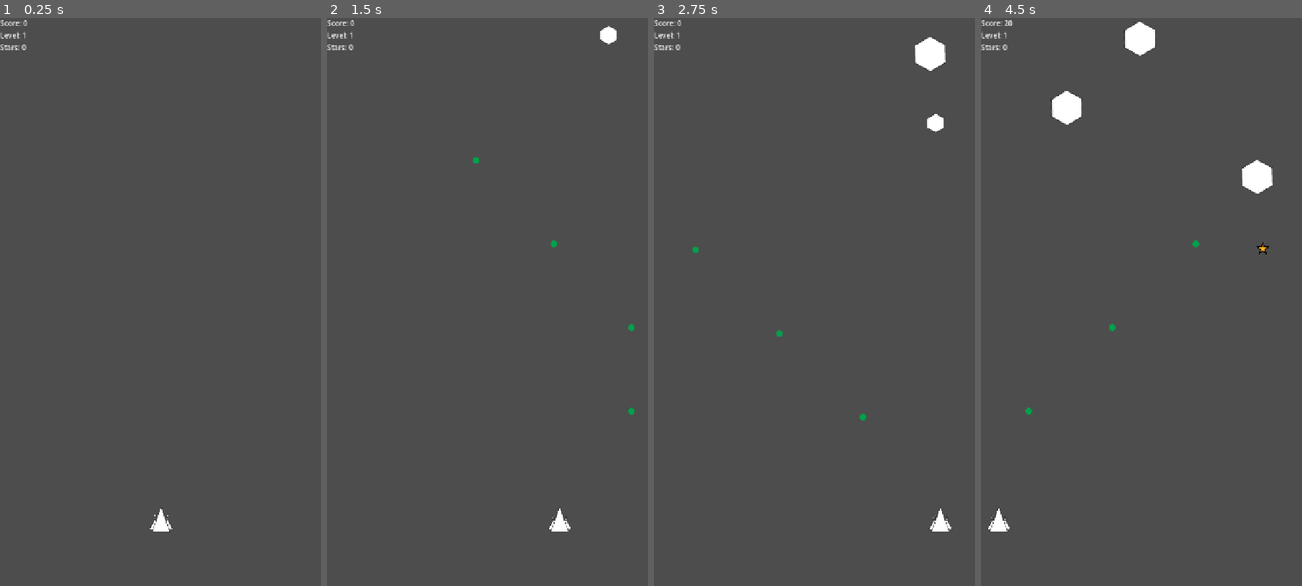
Above: before the commit, frames 1-4 (left to right).
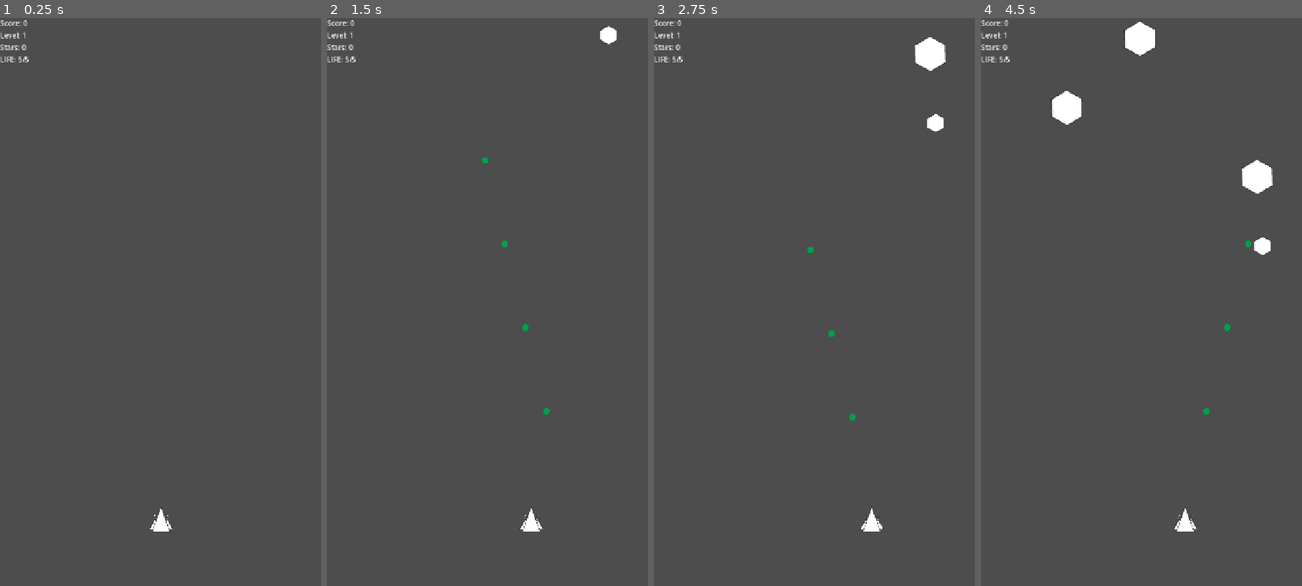
Above: after the commit, the same moments.

Repository: rsergeg/road2mars
Game: Godot game, scene res://scenes/Main.tscn
The game is run twice, just before and just after one commit, with the same random seed, the same clock (stepped at 60 frames per second) and the same inputs.
Inputs:
- Up to frame 1 (0.25 s): no input
- Up to frame 2 (1.5 s): tap Enter at 0.5 s; hold D (move_right) 0.53-1.28 s; hold Space (shoot) 0.53-1.28 s; hold A (move_left) from 1.28 s (still down); tap Space (shoot) at 1.35 s
- Up to frame 3 (2.75 s): release A (move_left) at 2.03 s; hold D (move_right) from 2.03 s (still down); hold Space (shoot) from 2.03 s (still down)
- Up to frame 4 (4.5 s): release Space (shoot) at 2.78 s; tap Space (shoot) at 2.85, 4.35 s; release D (move_right) at 3.53 s; hold Space (shoot) 3.53-4.28 s; hold A (move_left) from 3.53 s (still down)

The runs differ from the first frame. In frame 1, less than 0.1% of the frame differs, in the area x 0-9%, y 6-8%; in frame 2, 0.5%; in frame 3, 0.5%; in frame 4, 0.6%, in the area x 0-91%, y 0-91%.

Commit message:
Fix player pacing, powerups, health, and gameplay audio

Diff:
--- a/scenes/Main.tscn
+++ b/scenes/Main.tscn
@@ -5,6 +5,10 @@
 [ext_resource type="PackedScene" path="res://scenes/Asteroid.tscn" id="3"]
 [ext_resource type="PackedScene" path="res://scenes/Boss.tscn" id="4"]
 [ext_resource type="PackedScene" path="res://scenes/UI.tscn" id="5"]
+[ext_resource type="AudioStream" path="res://assets/sounds/shoot.wav" id="6"]
+[ext_resource type="AudioStream" path="res://assets/sounds/hit.wav" id="7"]
+[ext_resource type="AudioStream" path="res://assets/sounds/levelup.wav" id="8"]
+[ext_resource type="AudioStream" path="res://assets/sounds/gameover.wav" id="9"]
 
 [node name="Main" type="Node2D" unique_id=500742528]
 script = ExtResource("1")
@@ -17,3 +21,15 @@
 
 [node name="SpawnTimer" type="Timer" parent="." unique_id=1733629005]
 autostart = true
+
+[node name="ShootSfx" type="AudioStreamPlayer" parent="."]
+stream = ExtResource("6")
+
+[node name="HitSfx" type="AudioStreamPlayer" parent="."]
+stream = ExtResource("7")
+
+[node name="LevelupSfx" type="AudioStreamPlayer" parent="."]
+stream = ExtResource("8")
+
+[node name="GameoverSfx" type="AudioStreamPlayer" parent="."]
+stream = ExtResource("9")
--- a/scenes/UI.tscn
+++ b/scenes/UI.tscn
@@ -33,6 +33,15 @@
 layout_mode = 2
 text = "Stars: 0"
 
+[node name="LifeLabel" type="Label" parent="HUD/VBoxContainer" unique_id=935100001]
+layout_mode = 2
+text = "LIFE: 5/5"
+
+[node name="GameOverLabel" type="Label" parent="HUD/VBoxContainer" unique_id=935100002]
+visible = false
+layout_mode = 2
+text = "GAME OVER"
+
 [node name="VirtualControls" type="Control" parent="." unique_id=609820518]
 layout_mode = 3
 anchors_preset = 15
--- a/scripts/Main.gd
+++ b/scripts/Main.gd
@@ -9,8 +9,16 @@
 @onready var score_label = $UI/HUD/VBoxContainer/ScoreLabel
 @onready var level_label = $UI/HUD/VBoxContainer/LevelLabel
 @onready var stars_label = $UI/HUD/VBoxContainer/StarsLabel
+@onready var life_label = $UI/HUD/VBoxContainer/LifeLabel
+@onready var game_over_label = $UI/HUD/VBoxContainer/GameOverLabel
+@onready var shoot_sfx: AudioStreamPlayer = $ShootSfx
+@onready var hit_sfx: AudioStreamPlayer = $HitSfx
+@onready var levelup_sfx: AudioStreamPlayer = $LevelupSfx
+@onready var gameover_sfx: AudioStreamPlayer = $GameoverSfx
 
 var boss_spawned: bool = false
+var game_over: bool = false
+var _last_level: int = 1
 
 func _ready() -> void:
 	randomize()
@@ -20,21 +28,50 @@
 	GameManager.level_changed.connect(_on_level_changed)
 	GameManager.boss_requested.connect(_on_boss_requested)
 	spawn_timer.timeout.connect(_spawn_asteroid)
+
+	if player.has_signal("health_changed"):
+		player.health_changed.connect(_on_player_health_changed)
+	if player.has_signal("player_died"):
+		player.player_died.connect(_on_player_died)
+	if player.has_signal("shot_fired"):
+		player.shot_fired.connect(_on_player_shot_fired)
+
+	if player.has_method("get_current_health"):
+		_on_player_health_changed(player.get_current_health(), player.max_health)
+
+	game_over_label.visible = false
 	_on_score_changed(GameManager.score)
 	_on_stars_changed(GameManager.stars)
 	_on_level_changed(GameManager.level)
 
 func _spawn_asteroid() -> void:
-	if boss_spawned or asteroid_scene == null:
+	if boss_spawned or game_over or asteroid_scene == null:
 		return
 	var asteroid := asteroid_scene.instantiate()
 	asteroid.global_position = Vector2(randf_range(80.0, 640.0), -40.0)
 	asteroid.size = randi_range(0, 2)
 	asteroid.speed = 150.0 + (GameManager.level * 7.0)
+	asteroid.body_entered.connect(_on_asteroid_body_entered.bind(asteroid))
 	add_child(asteroid)
 
+func _on_asteroid_body_entered(body: Node, asteroid: Area2D) -> void:
+	if game_over:
+		return
+	if body != player:
+		return
+	if not player.has_method("take_hit"):
+		return
+
+	if player.is_invulnerable():
+		return
+
+	player.take_hit()
+	hit_sfx.play()
+	if is_instance_valid(asteroid):
+		asteroid.queue_free()
+
 func _on_boss_requested() -> void:
-	if boss_spawned or boss_scene == null:
+	if boss_spawned or game_over or boss_scene == null:
 		return
 	boss_spawned = true
 	spawn_timer.stop()
@@ -56,3 +93,22 @@
 func _on_level_changed(value: int) -> void:
 	level_label.text = "Level: %d" % value
 	spawn_timer.wait_time = clamp(1.0 - float(value) * 0.02, 0.35, 1.0)
+	if value > _last_level:
+		levelup_sfx.play()
+	_last_level = value
+
+func _on_player_health_changed(current_health: int, max_health: int) -> void:
+	life_label.text = "LIFE: %d/%d" % [current_health, max_health]
+
+func _on_player_died() -> void:
+	if game_over:
+		return
+	game_over = true
+	spawn_timer.stop()
+	game_over_label.visible = true
+	player.set_physics_process(false)
+	player.set_process(false)
+	gameover_sfx.play()
+
+func _on_player_shot_fired() -> void:
+	shoot_sfx.play()
--- a/scripts/Player.gd
+++ b/scripts/Player.gd
@@ -1,17 +1,27 @@
 extends CharacterBody2D
 
-@export var base_speed: float = 8.0
+signal health_changed(current_health: int, max_health: int)
+signal player_died
+signal shot_fired
+
+@export var base_speed: float = 200.0
 @export var bullet_scene: PackedScene
 @export var shoot_cooldown: float = 0.22
+@export var max_health: int = 5
 
 var _speed_bonus: float = 0.0
 var _damage_bonus: int = 0
 var _can_shoot: bool = true
 var _invulnerable: bool = false
+var _health: int = 0
+
+func _ready() -> void:
+	_health = max_health
+	health_changed.emit(_health, max_health)
 
 func _physics_process(_delta: float) -> void:
 	var direction := Input.get_action_strength("move_right") - Input.get_action_strength("move_left")
-	velocity = Vector2(direction * (base_speed + _speed_bonus) * 100.0, 0.0)
+	velocity = Vector2(direction * (base_speed + _speed_bonus), 0.0)
 	move_and_slide()
 	position.x = clamp(position.x, 40.0, 680.0)
 
@@ -24,32 +34,55 @@
 	_can_shoot = false
 	var bullet := bullet_scene.instantiate()
 	bullet.global_position = global_position + Vector2(0, -42)
+	var current_bullet_damage := 1 + _damage_bonus
 	if bullet.has_method("configure_damage"):
-		bullet.configure_damage(1 + _damage_bonus)
+		bullet.configure_damage(current_bullet_damage)
+	elif bullet.has_method("set"):
+		bullet.set("damage", current_bullet_damage)
 	get_tree().current_scene.add_child(bullet)
+	shot_fired.emit()
 	await get_tree().create_timer(shoot_cooldown).timeout
 	_can_shoot = true
 
 func apply_speed_powerup() -> void:
-	_speed_bonus += 2.0
+	_speed_bonus += 50.0
 	await get_tree().create_timer(20.0).timeout
-	_speed_bonus = max(_speed_bonus - 2.0, 0.0)
+	_speed_bonus = max(_speed_bonus - 50.0, 0.0)
 
 func apply_bullet_powerup() -> void:
 	_damage_bonus += 1
 	await get_tree().create_timer(20.0).timeout
 	_damage_bonus = max(_damage_bonus - 1, 0)
 
-func trigger_invulnerability(duration: float = 1.5) -> void:
+func take_hit() -> void:
+	if _invulnerable or _health <= 0:
+		return
+
+	_health -= 1
+	health_changed.emit(_health, max_health)
+
+	if _health <= 0:
+		player_died.emit()
+		return
+
+	trigger_invulnerability(2.0)
+
+func trigger_invulnerability(duration: float = 2.0) -> void:
 	if _invulnerable:
 		return
 	_invulnerable = true
-	var flicker := create_tween().set_loops(int(duration / 0.15))
-	flicker.tween_property(self, "modulate:a", 0.25, 0.075)
-	flicker.tween_property(self, "modulate:a", 1.0, 0.075)
-	await get_tree().create_timer(duration).timeout
+	var loop_count := int(duration / 0.2)
+	var flicker := create_tween().set_loops(loop_count)
+	flicker.tween_property(self, "modulate:a", 0.5, 0.1)
+	flicker.tween_property(self, "modulate:a", 1.0, 0.1)
+	get_tree().create_timer(duration).timeout.connect(_end_invulnerability, CONNECT_ONE_SHOT)
+
+func _end_invulnerability() -> void:
 	modulate.a = 1.0
 	_invulnerable = false
 
 func is_invulnerable() -> bool:
 	return _invulnerable
+
+func get_current_health() -> int:
+	return _health
